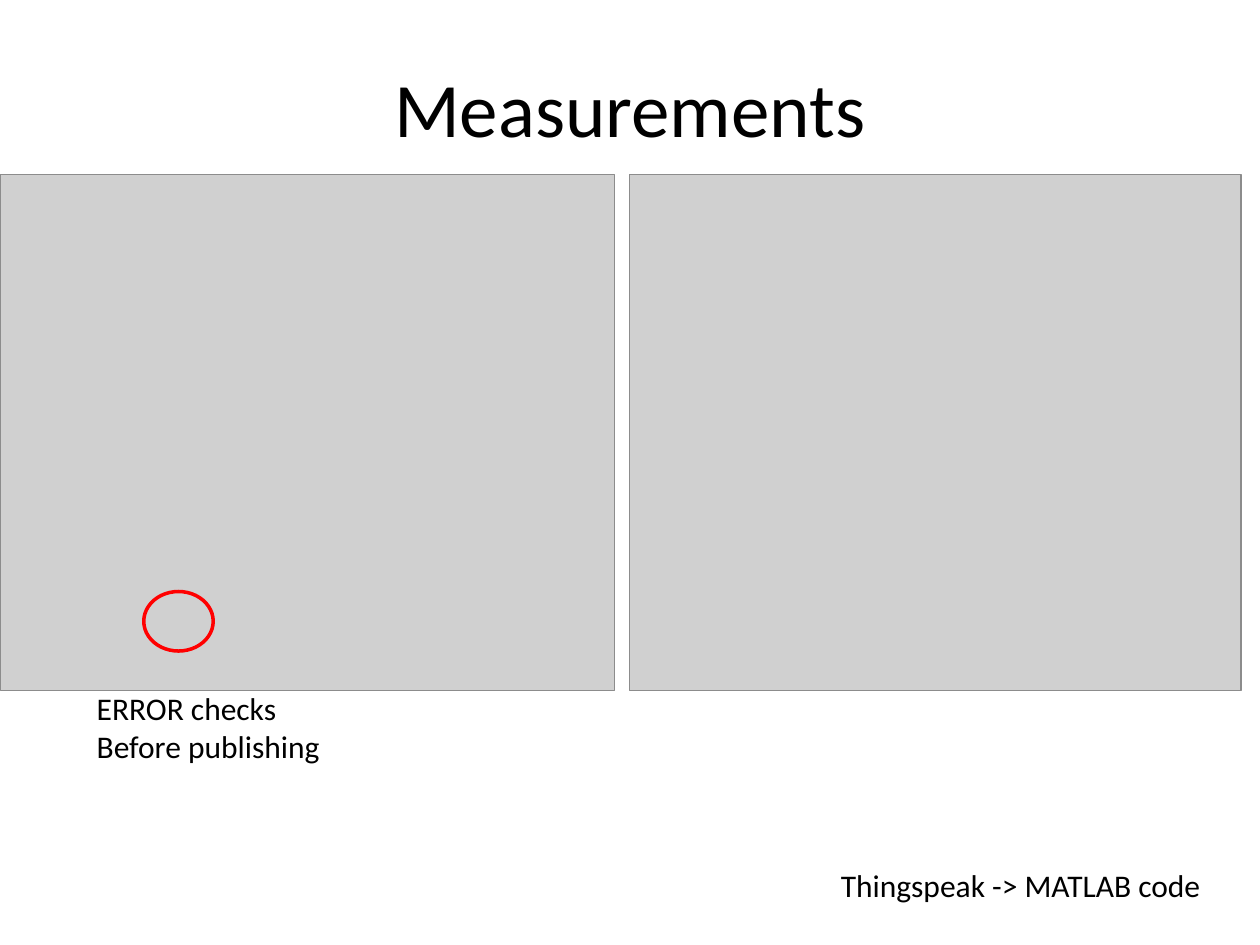
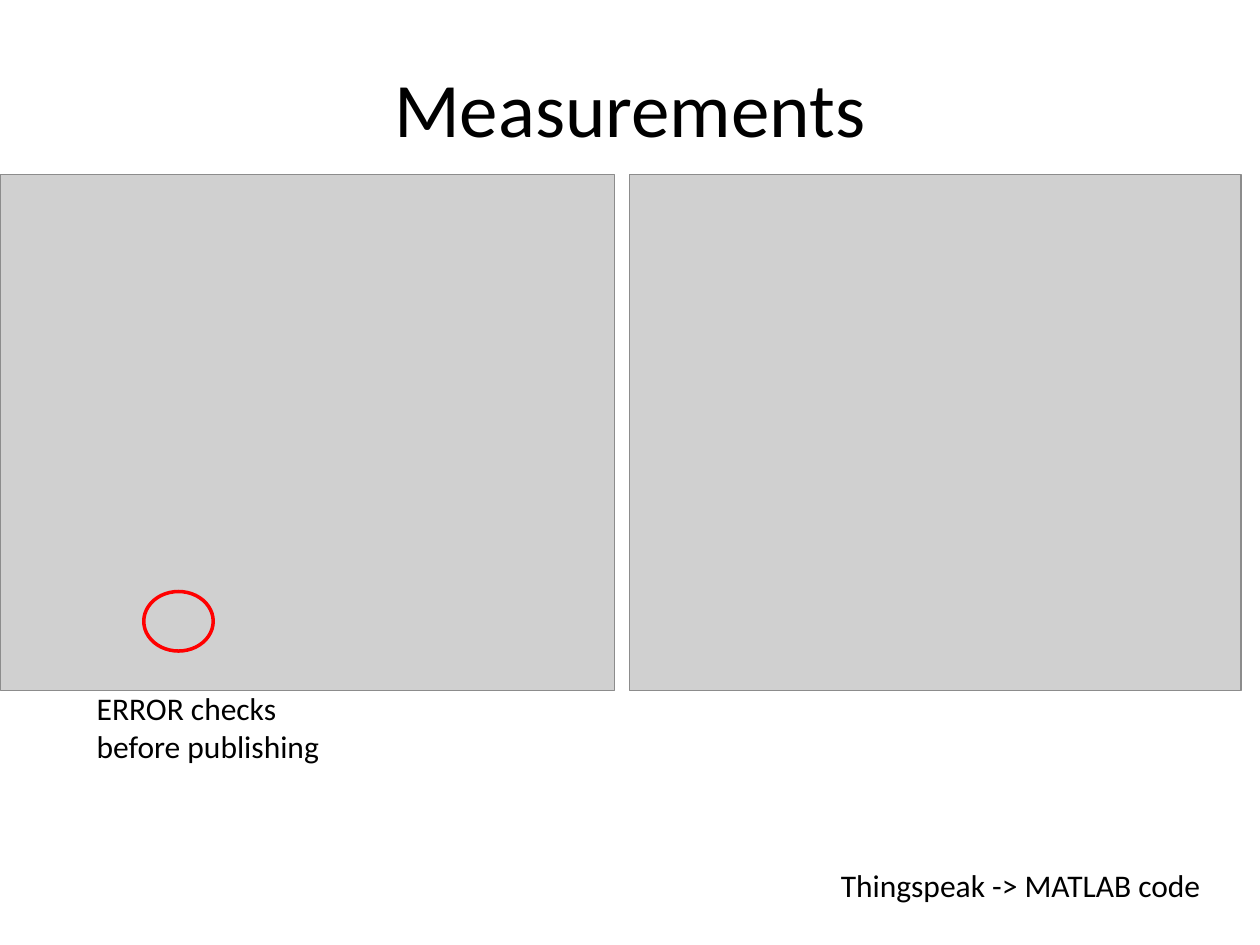
Before and after one commit to ABeierS/IOTGreenhouse, a slide deck: slide 3 of Exam_presentation.pptx (slide 4 before the commit). Drawn at 1260x945 pixels with LibreOffice and Linux fonts; fonts in the diff are those of the drawing; grey boxes stand for pictures. Boxes give left, top, right and bottom in pixels: in the first picture for what was removed or moved away, otherwise in the second. Text is boxed around its words. In the diff, an @@ line names an element or a change of style, - is before the commit and + after.

```diff
--- a/Exam_presentation.pptx
+++ b/Exam_presentation.pptx
@@ text at (97, 736, 318, 764): text changed @@
-Before publishing
+before publishing
```
Also in this commit, not shown: 1 other slide changed, 1 slide removed.
